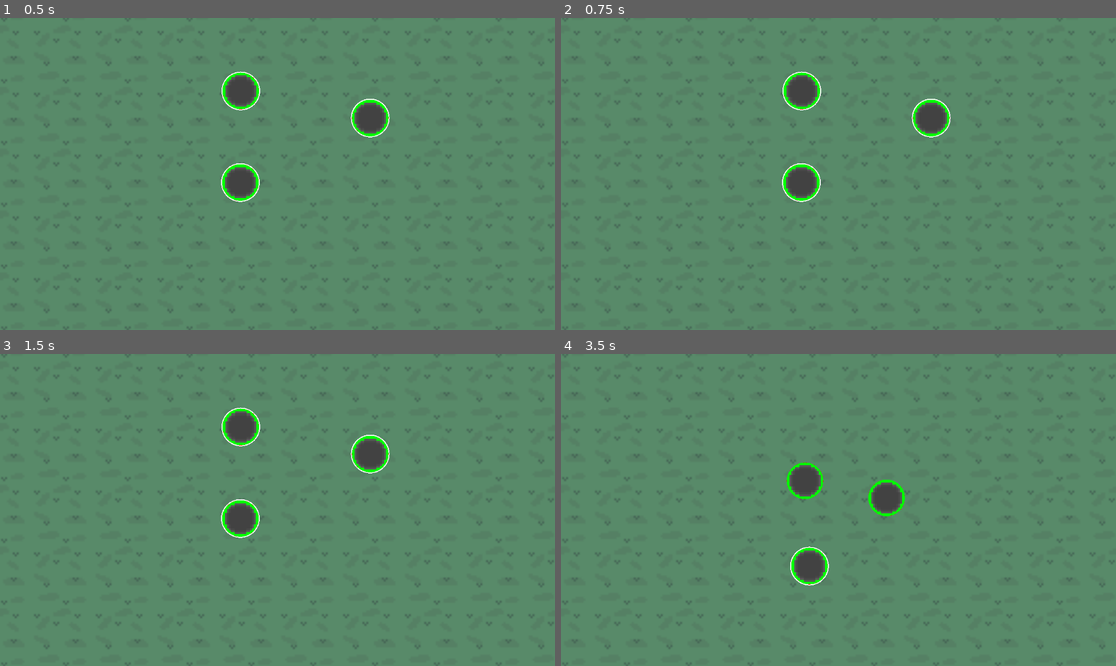
Above: before the commit, frames 1-4 (two rows, left to right).
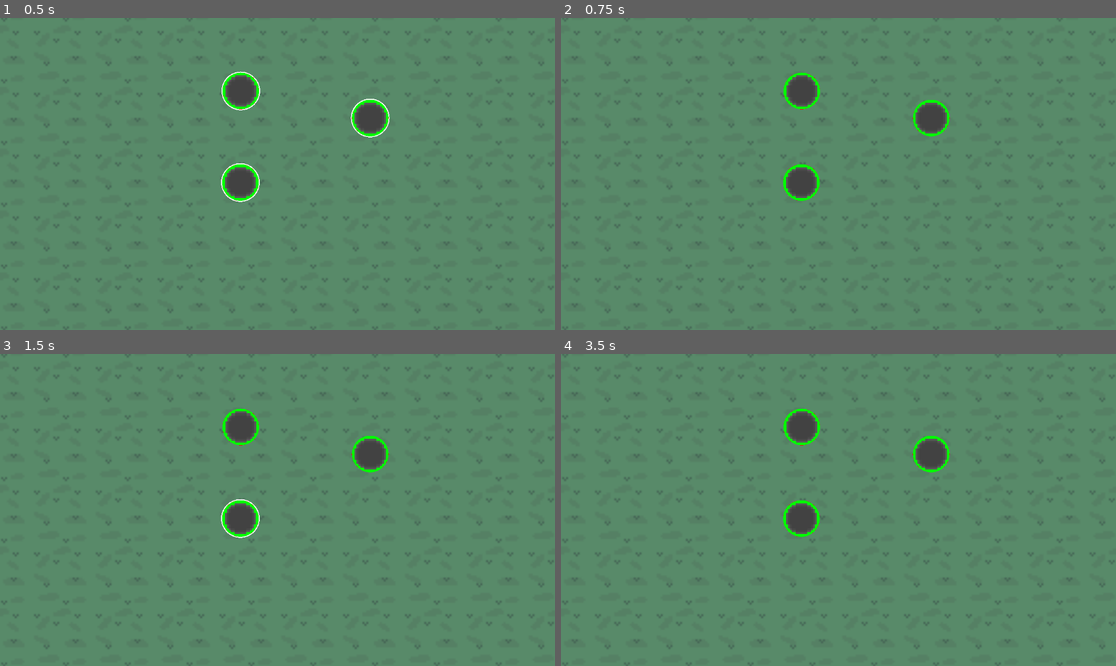
Above: after the commit, the same moments.

Repository: Zene8/GodotGame
Game: Godot game, scene res://map.tscn
The game is run twice, just before and just after one commit, with the same random seed, the same clock (stepped at 60 frames per second) and the same inputs.
Inputs (mouse positions are in pixels of both pictures, inside the frame that each line leads up to):
- Up to frame 1 (0.5 s): no input
- Up to frame 2 (0.75 s): tap Enter (ui_accept) at 0.5 s; move the mouse to (960, 158) at 0.52 s; press the mouse at (960, 158) at 0.53 s; hold Right (ui_right) from 0.53 s (still down)
- Up to frame 3 (1.5 s): tap Enter (ui_accept) at 0.77, 1.25 s; tap Shift (shift) at 0.8, 1.35 s; move the mouse to (166, 525) at 1.27 s; release Right (ui_right) at 1.28 s; release the mouse at (166, 525) at 1.28 s; hold Down (ui_down) from 1.28 s (still down)
- Up to frame 4 (3.5 s): tap Enter (ui_accept) at 1.52, 2, 2.75, 3.02 s; click (727, 525) at 1.55 s; move the mouse to (894, 441) at 2.02 s; release Down (ui_down) at 2.03 s; press the mouse at (894, 441) at 2.03 s; hold Right (ui_right) 2.03-2.78 s; tap Shift (shift) at 2.3 s; move the mouse to (810, 572) at 2.77 s; release the mouse at (810, 572) at 2.78 s; hold Up (ui_up) from 2.78 s (still down); right-click (810, 572) at 2.85 s; click (810, 572) at 3.05 s

Frame 1 is identical in both runs. In frame 2, 0.3% of the frame differs, in the area x 39-71%, y 17-60%; in frame 3, 0.2%; in frame 4, 3.8%, in the area x 40-71%, y 17-75%.

Commit message:
FIxed selection YES

Diff:
--- a/map.gd
+++ b/map.gd
@@ -4,6 +4,7 @@
 var select_start := Vector2(0,0)
 var select_area_shape = CollisionShape2D
 var select_area = Area2D
+var shifting = false
 var moving := false
 var moving_to = null
 var moving_vector := 0.0
@@ -30,7 +31,16 @@
 
 
 func _input(event: InputEvent) -> void:
+	if event.is_action_pressed("shift"):
+		shifting = true
+	if event.is_action_released("shift"):
+		shifting = false
+
 	if event.is_action_pressed("L_click"):
+		if !shifting:
+			for unit in $enemies.get_children():
+				if unit.get("selected"):
+					unit.toggle_select()
 		selecting = true
 		select_start = get_global_mouse_position()
 
@@ -40,6 +50,7 @@
 
 		select_area_shape.position = Vector2(min(mousepos.x,select_start.x)+abs(select_start.x - mousepos.x)/2,min(mousepos.y,select_start.y)+abs(select_start.y - mousepos.y)/2)
 		select_area_shape.shape.size = abs(select_start - mousepos)
+		await get_tree().create_timer(0.1).timeout
 		var areas = select_area.get_overlapping_areas()
 		for area in areas:
 			print(area)
